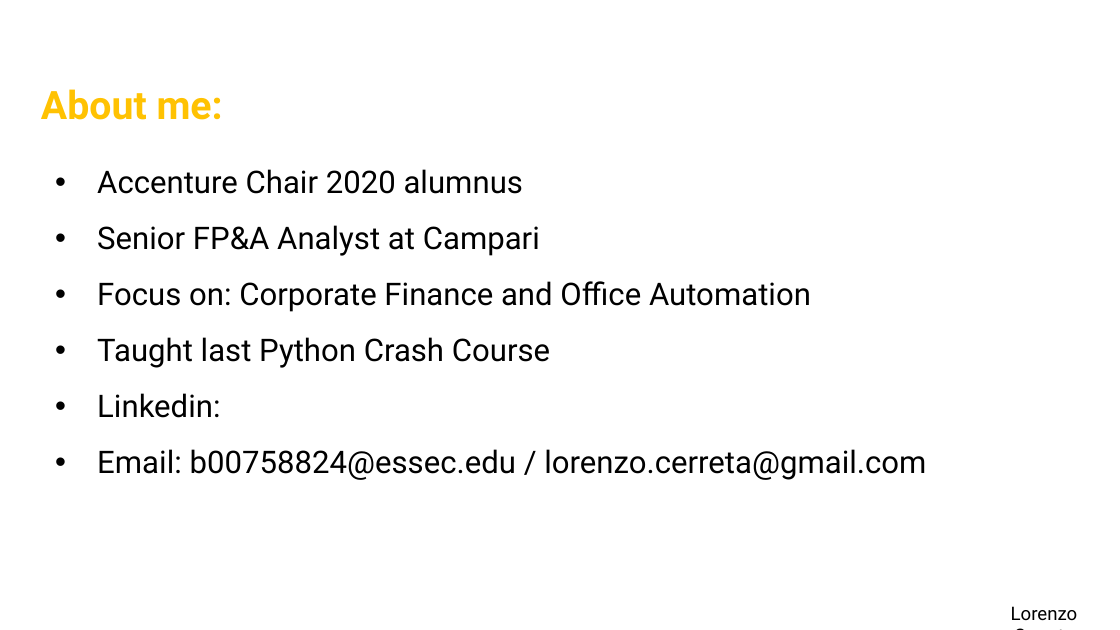
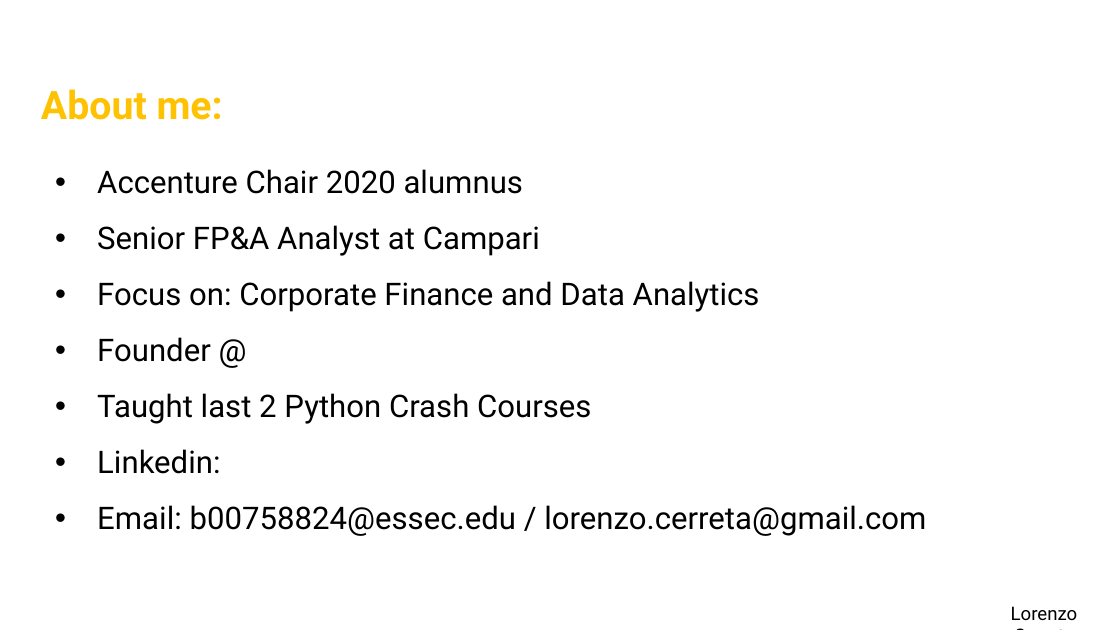
Before and after one commit to ElLorans/PythonCrashCourse, a slide deck: slide 2 of slides/Python Crash Course.pptx. Drawn at 1120x630 pixels with LibreOffice and Linux fonts; fonts in the diff are those of the drawing; background and template pictures are left out. Boxes give left, top, right and bottom in pixels: in the first picture for what was removed or moved away, otherwise in the second. Text is boxed around its words. In the diff, an @@ line names an element or a change of style, - is before the commit and + after.

```diff
--- a/slides/Python Crash Course.pptx
+++ b/slides/Python Crash Course.pptx
@@ text at <box>97,281,760,424</box>: text changed @@
-• Focus on: Corporate Finance and Office Automation
-• Taught last Python Crash Course
+• Focus on: Corporate Finance and Data Analytics
+• Founder @ Exibero
+• Taught last 2 Python Crash Courses
```
Also in this commit, not shown: 4 other slides changed, 3 other files.
